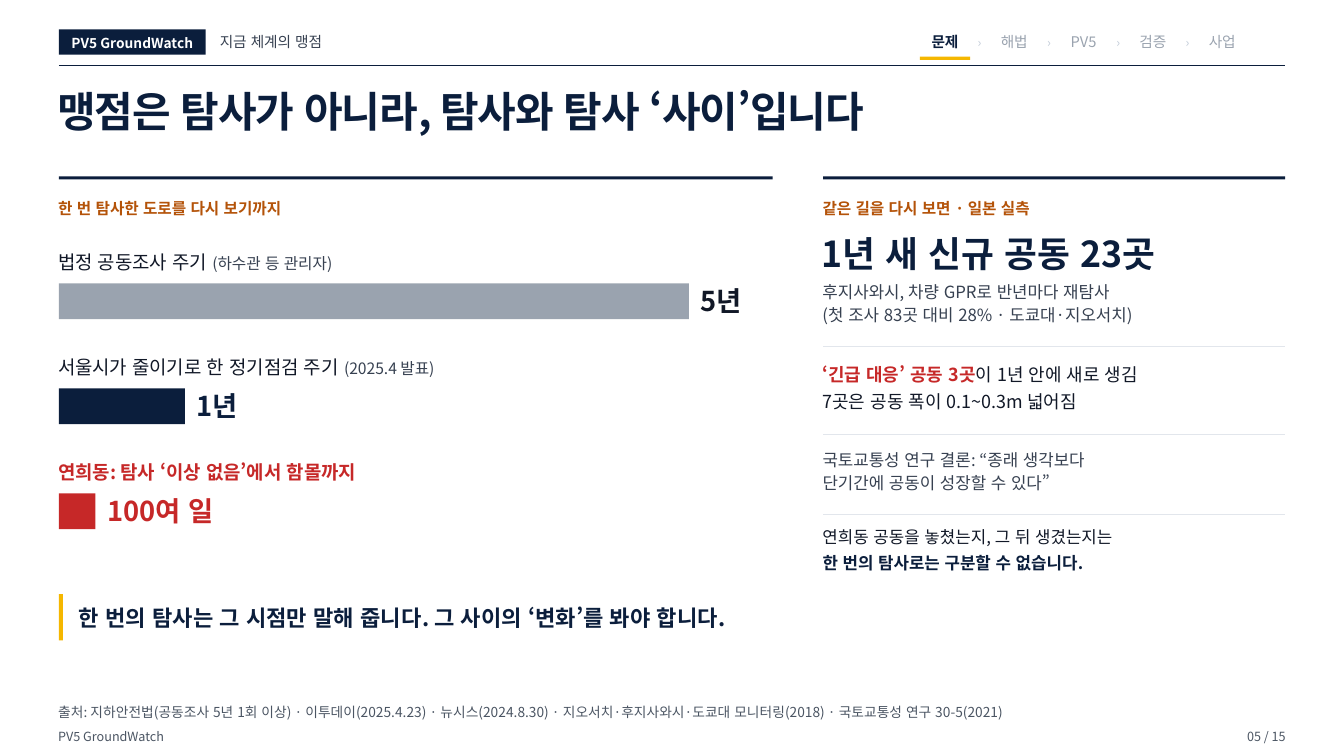
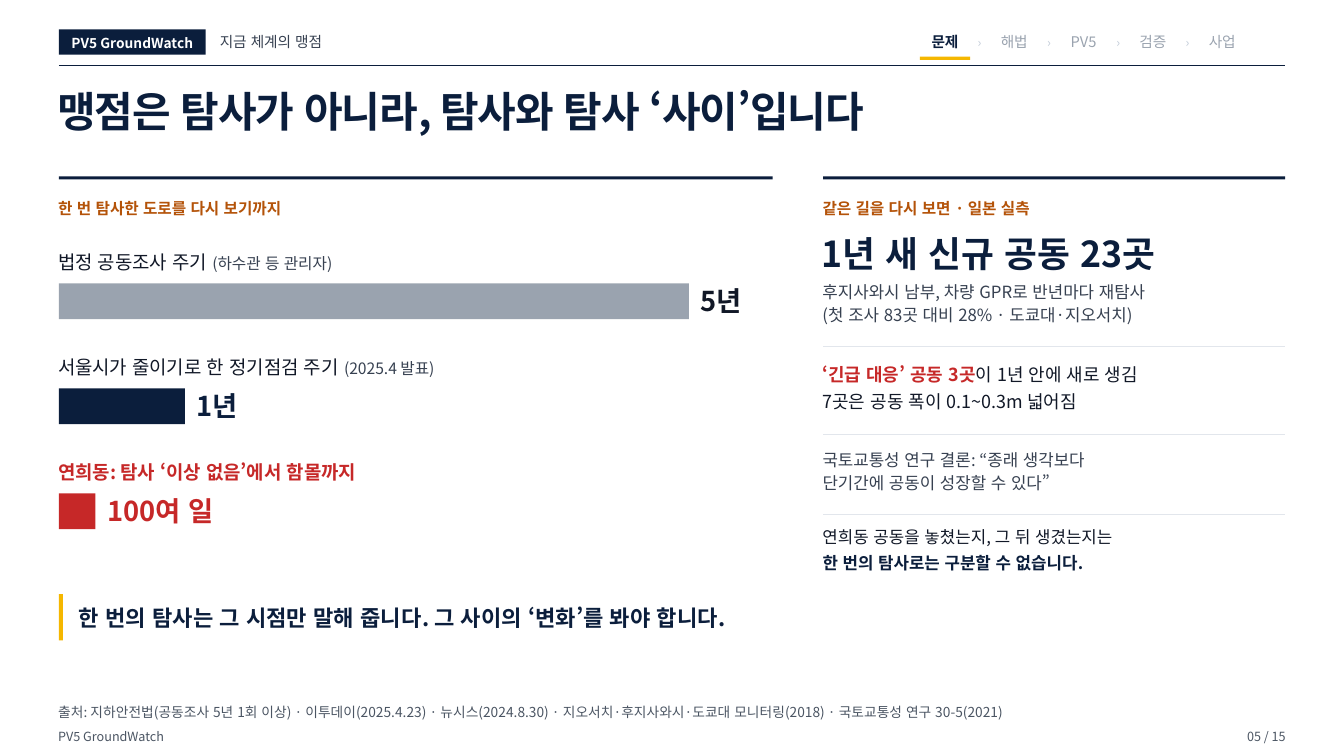
Before and after one commit to woojin-choe/pv5-hose-lab, a slide deck: slide 5 of ppt_all/PV5_GroundWatch_10_23.pptx. Drawn at 1344x756 pixels with LibreOffice and Linux fonts; fonts in the diff are those of the drawing. Boxes give left, top, right and bottom in pixels: in the first picture for what was removed or moved away, otherwise in the second. Text is boxed around its words. In the diff, an @@ line names an element or a change of style, - is before the commit and + after.

```diff
--- a/ppt_all/PV5_GroundWatch_10_23.pptx
+++ b/ppt_all/PV5_GroundWatch_10_23.pptx
@@ text at box(822, 284, 1145, 301): text changed @@
-후지사와시, 차량 GPR로 반년마다 재탐사
+후지사와시 남부, 차량 GPR로 반년마다 재탐사
```
Also in this commit, not shown: 3 other slides changed, 7 other files.
